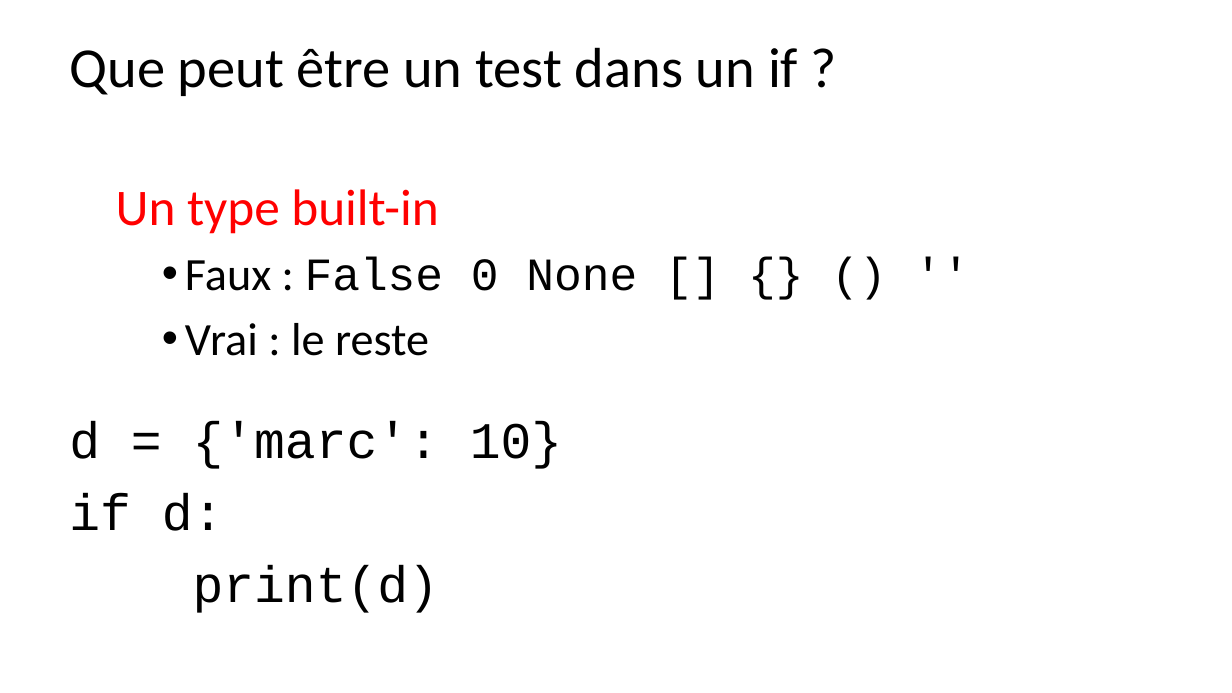
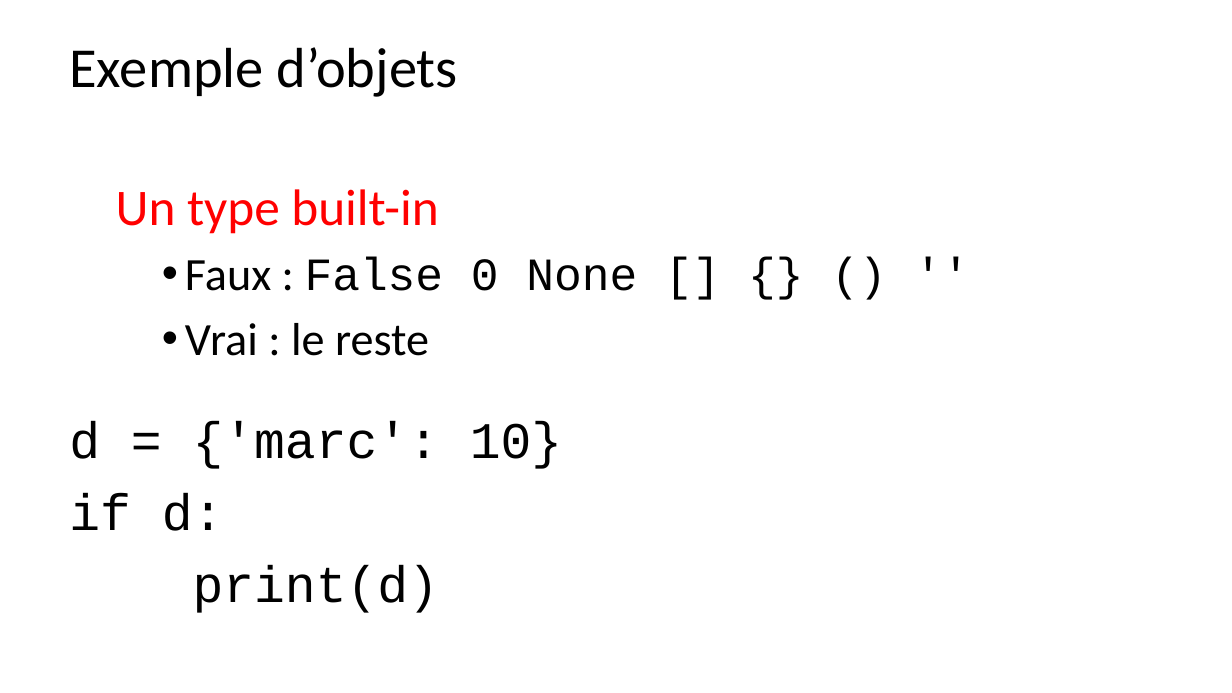
Before and after one commit to parmentelat/flotpython-archive, a slide deck: slide 3 of w4/w4-s2-av-slide1.pptx (slide 4 before the commit). Drawn at 1232x693 pixels with LibreOffice and Linux fonts; fonts in the diff are those of the drawing. Boxes give left, top, right and bottom in pixels: in the first picture for what was removed or moved away, otherwise in the second. Text is boxed around its words. In the diff, an @@ line names an element or a change of style, - is before the commit and + after.

```diff
--- a/w4/w4-s2-av-slide1.pptx
+++ b/w4/w4-s2-av-slide1.pptx
@@ text at (69, 47, 457, 97): text changed @@
-Que peut être un test dans un if ?
+Exemple d’objets
```
Also in this commit, not shown: 4 other slides changed, 2 slides added, 10 other files.
